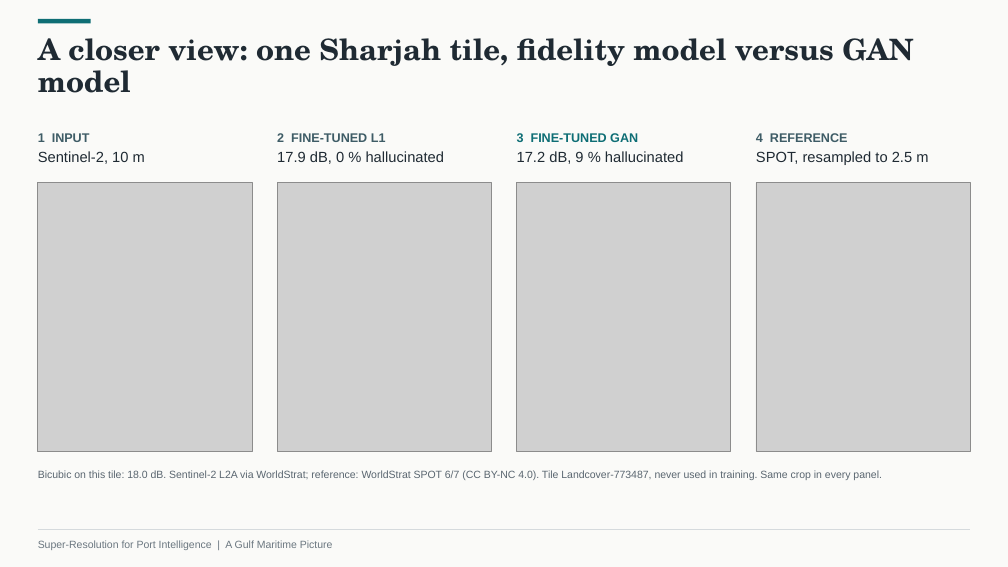
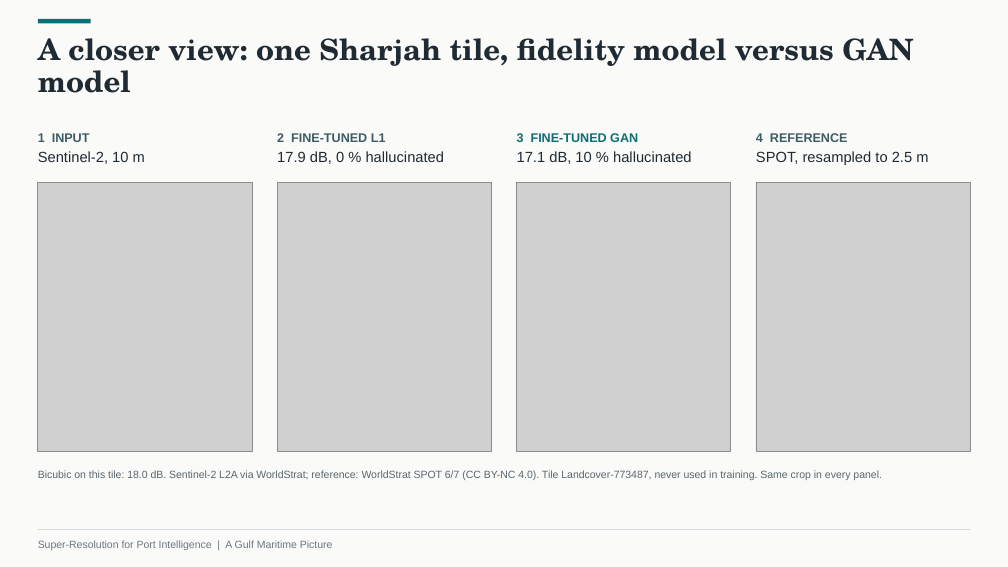
Before and after one commit to JordanManoj/gulf-port-superresolution, a slide deck: slide 9 of presentation/Super-Resolution_for_Port_Intelligence.pptx. Drawn at 1008x567 pixels with LibreOffice and Linux fonts; fonts in the diff are those of the drawing; grey boxes stand for pictures. Boxes give left, top, right and bottom in pixels: in the first picture for what was removed or moved away, otherwise in the second. Text is boxed around its words. In the diff, an @@ line names an element or a change of style, - is before the commit and + after.

```diff
--- a/presentation/Super-Resolution_for_Port_Intelligence.pptx
+++ b/presentation/Super-Resolution_for_Port_Intelligence.pptx
@@ text at [517,151,692,164]: text changed @@
-17.2 dB, 9 % hallucinated
+17.1 dB, 10 % hallucinated
```
Also in this commit, not shown: 3 other slides changed, 31 other files.
